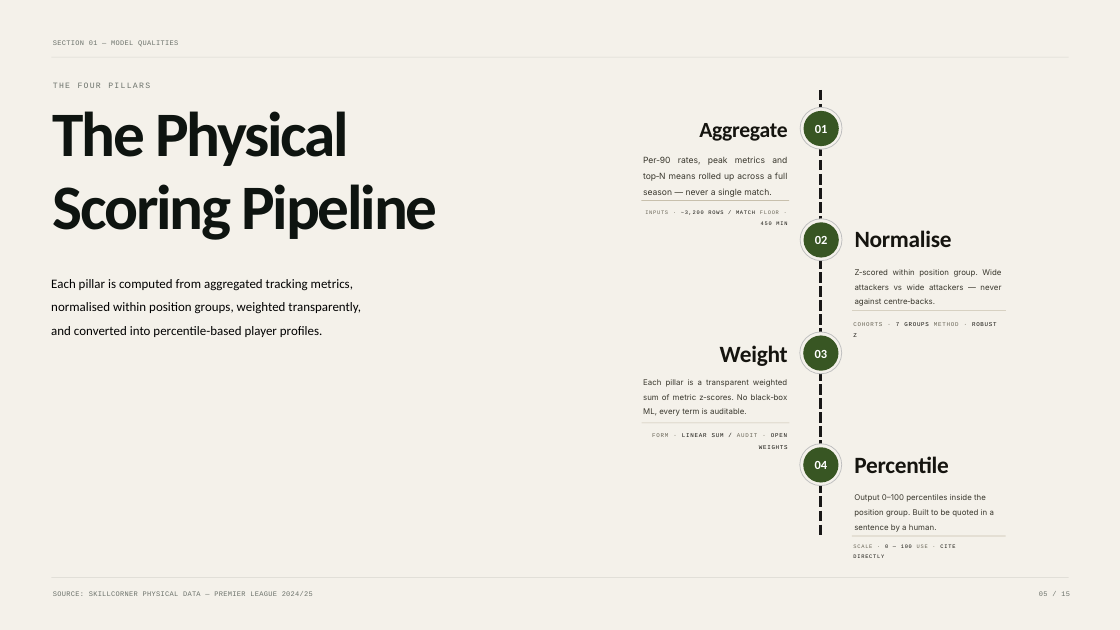
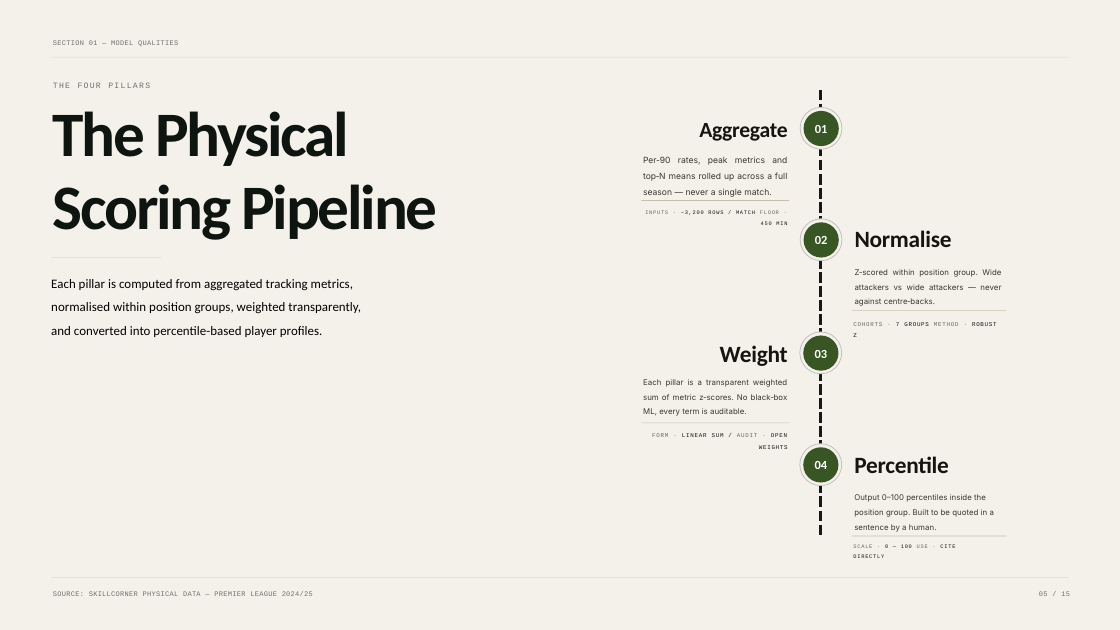
Before and after one commit to pedrocc03-org/Twelve-Context-Engineering-2026, a slide deck: slide 5 of Final_Physical_Analyst_Project.pptx. Drawn at 1120x630 pixels with LibreOffice and Linux fonts; fonts in the diff are those of the drawing. Boxes give left, top, right and bottom in pixels: in the first picture for what was removed or moved away, otherwise in the second. Text is boxed around its words. In the diff, an @@ line names an element or a change of style, - is before the commit and + after.

```diff
--- a/Final_Physical_Analyst_Project.pptx
+++ b/Final_Physical_Analyst_Project.pptx
@@ rectangle added at [52, 257, 162, 258], fill #0E1410 at 12% opacity @@
```
Also in this commit, not shown: 4 slides added, 4 slides removed.
